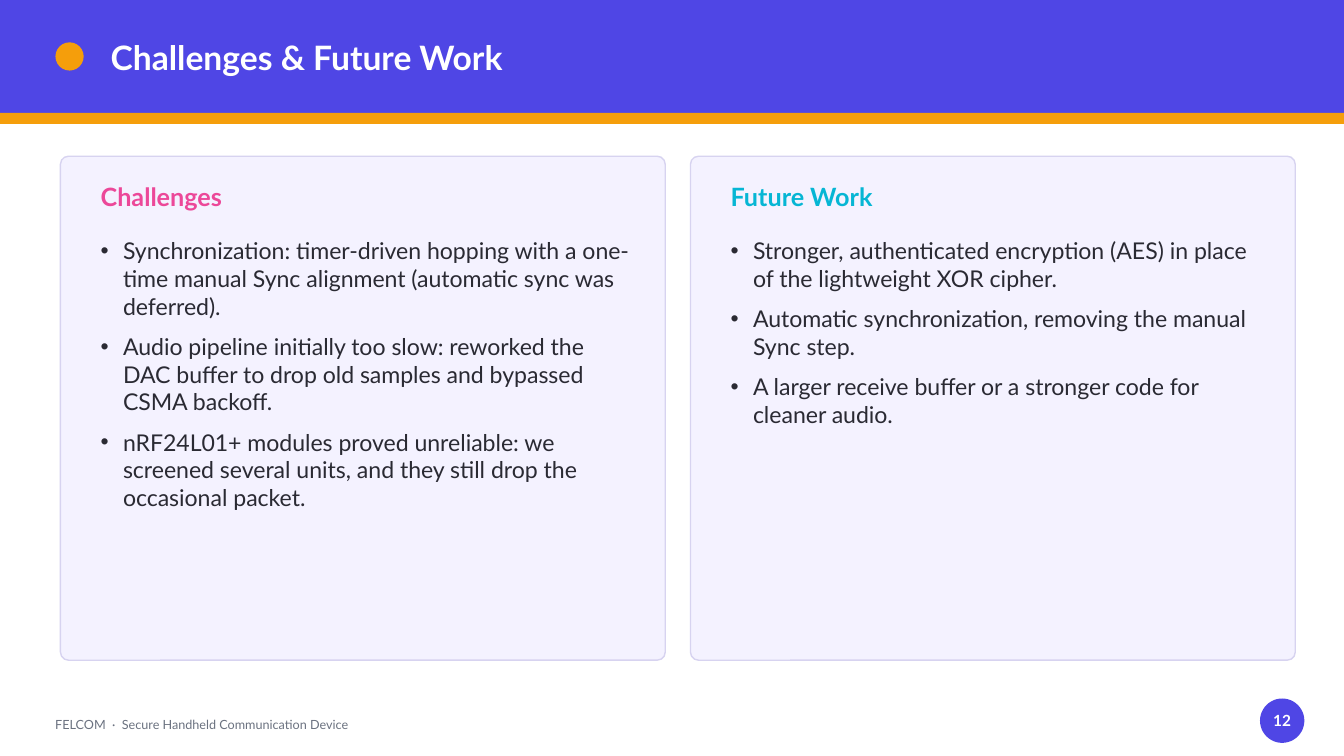
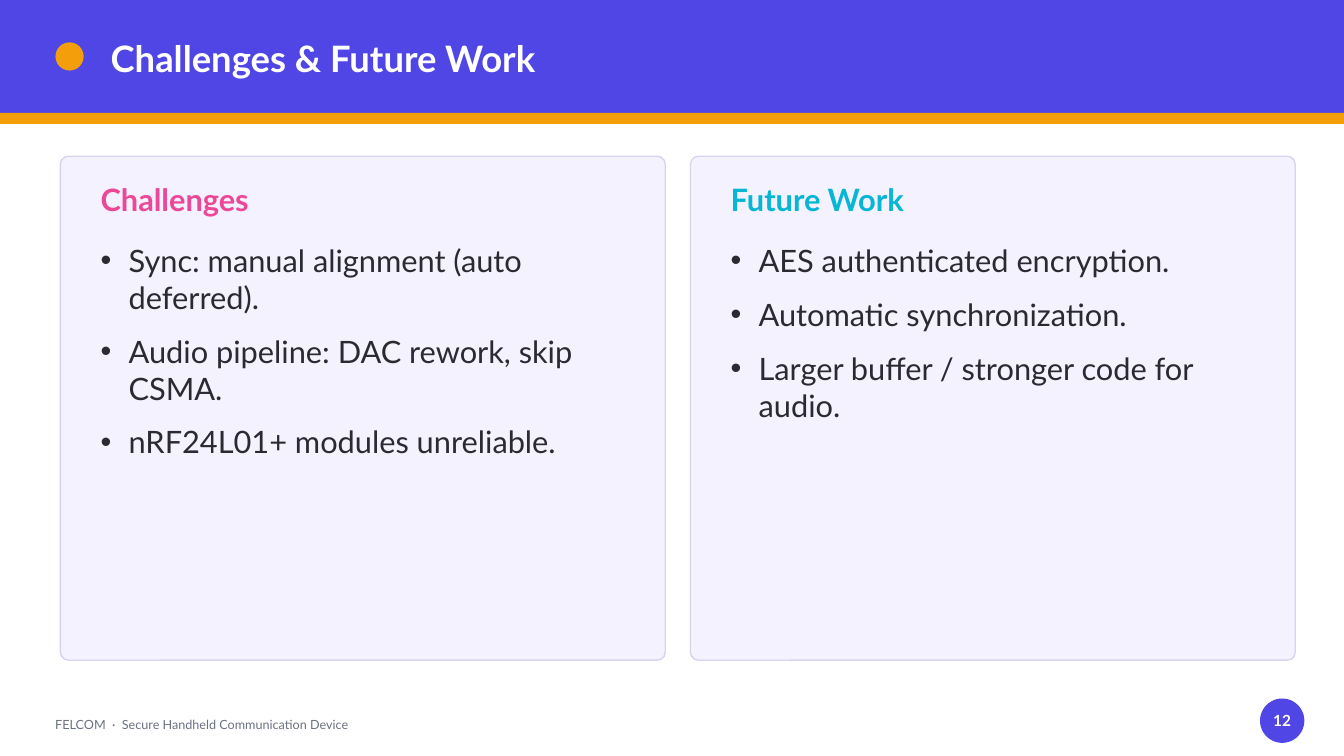
Before and after one commit to MarcEGed/Mini-Project, a slide deck: slide 12 of FELCOM_Presentation.pptx. Drawn at 1344x756 pixels with LibreOffice and Linux fonts; fonts in the diff are those of the drawing. Boxes give left, top, right and bottom in pixels: in the first picture for what was removed or moved away, otherwise in the second. Text is boxed around its words. In the diff, an @@ line names an element or a change of style, - is before the commit and + after.

```diff
--- a/FELCOM_Presentation.pptx
+++ b/FELCOM_Presentation.pptx
@@ text "Challenges & Future Work" at [111,45,535,79]: size 24 to 26 pt @@
@@ text "Challenges" at [101,188,249,217]: size 18 to 22 pt @@
@@ text "Future Work" at [731,188,904,212]: size 18 to 22 pt @@
@@ text at [129,248,573,454]: text changed; size 16.5 to 22 pt @@
-• Synchronization: timer-driven hopping with a one-time manual Sync alignment (automatic sync was deferred).
-• Audio pipeline initially too slow: reworked the DAC buffer to drop old samples and bypassed CSMA backoff.
-• nRF24L01+ modules proved unreliable: we screened several units, and they still drop the occasional packet.
+• Sync: manual alignment (auto deferred).
+• Audio pipeline: DAC rework, skip CSMA.
+• nRF24L01+ modules unreliable.
@@ text at [759,249,1194,418]: text changed; size 16.5 to 22 pt @@
-• Stronger, authenticated encryption (AES) in place of the lightweight XOR cipher.
-• Automatic synchronization, removing the manual Sync step.
-• A larger receive buffer or a stronger code for cleaner audio.
+• AES authenticated encryption.
+• Automatic synchronization.
+• Larger buffer / stronger code for audio.
```
Also in this commit, not shown: 11 other slides changed, 3 slides added, 1 slide removed.
